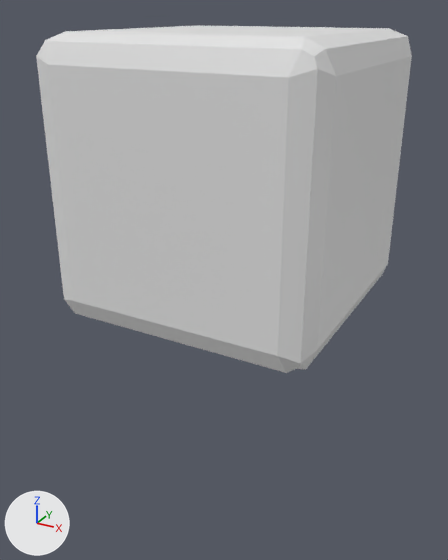
Renders of the FBX model Oculus Rift Project/Assets/Models/SugarCube/sugar_cube_001.fbx from each side of a commit.
Rendered twice from a camera (50 mm lens) standing at (2.11, -4.04, 1.14) and looking at (-0.13, 0.05, -0.91). Lighting does not change. The marker at lower left points along +X, +Y and +Z. Where no turn or scale is listed for an object, it has been applied to the vertices.
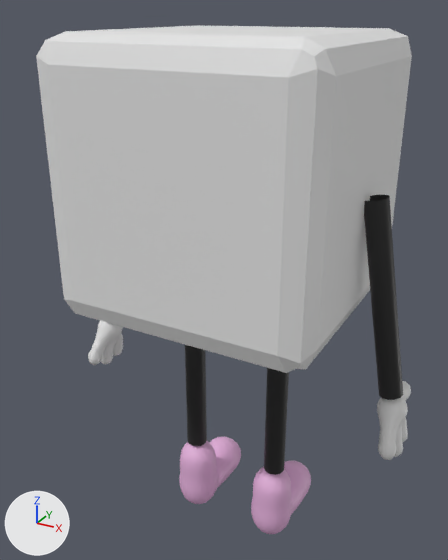
What differs and where, as boxes (x1, y1, x2, y2) in the pictures (448 x 560 px):
'Left_Arm.001', added (black): after (364, 195, 403, 400)
'Left_Boot.001', added (pink): after (251, 460, 311, 534)
'Left_Boot', added (pink): after (179, 436, 241, 504)
'Left_Leg.001', added (black): after (264, 368, 289, 475)
'Left_Leg', added (black): after (185, 345, 207, 446)
'Left_Glove.001', added: after (377, 381, 411, 460)
'Left_Glove', added: after (88, 321, 123, 365)

Patch to the scene script:
```diff
--- a/Oculus Rift Project/Assets/Models/SugarCube/sugar_cube_001.fbx.py
+++ b/Oculus Rift Project/Assets/Models/SugarCube/sugar_cube_001.fbx.py
@@ ob_left_leg_001 @@
+ob_left_leg_001 = bpy.data.objects.new('Left_Leg.001', me_cubeziercurve_000)  # 156 vertices, 144 faces; spans x 0.7..0.88, y -0.09..0.09, z -1.5..0.0; in mat_sugar_cube_limbs (black #1f1f1f)
+ob_left_leg_001.location = (-0.397, 0.0, -1.086)
@@ ob_left_glove @@
+ob_left_glove = bpy.data.objects.new('Left_Glove', me_mesh_001)  # 552 vertices, 651 faces; spans x -0.123..0.112, y -0.258..0.368, z -0.401..0.112; in mat_material (white #e7e7e7)
+ob_left_glove.location = (-1.341, 0.0, -1.637)
@@ ob_left_leg @@
+ob_left_leg = bpy.data.objects.new('Left_Leg', me_cubeziercurve_002)  # 156 vertices, 144 faces; spans x -0.09..0.09, y -0.09..0.09, z -1.5..0.0; in mat_sugar_cube_limbs (black #1f1f1f)
+ob_left_leg.location = (-0.397, 0.0, -1.086)
@@ ob_left_boot_001 @@
+ob_left_boot_001 = bpy.data.objects.new('Left_Boot.001', me_mesh_003)  # 846 vertices, 996 faces; spans x 0.591..0.959, y -0.634..0.262, z -0.278..0.42; in mat_sugar_cube_boots (pink #e7b3de)
+ob_left_boot_001.location = (-0.387, 0.445, -3.023)
@@ ob_left_arm_001 @@
+ob_left_arm_001 = bpy.data.objects.new('Left_Arm.001', me_cubeziercurve_003)  # 156 vertices, 144 faces; spans x 0.22..0.66, y -0.09..0.09, z -3.24..-1.73; in mat_sugar_cube_limbs (black #1f1f1f)
+ob_left_arm_001.location = (0.751, 0.0, 1.712)
@@ ob_left_boot @@
+ob_left_boot = bpy.data.objects.new('Left_Boot', me_mesh)  # 846 vertices, 996 faces; spans x -0.184..0.184, y -0.634..0.262, z -0.278..0.42; in mat_sugar_cube_boots (pink #e7b3de)
+ob_left_boot.location = (-0.387, 0.445, -3.023)
@@ ob_left_glove_001 @@
+ob_left_glove_001 = bpy.data.objects.new('Left_Glove.001', me_mesh_002)  # 552 vertices, 651 faces; spans x 0.761..0.996, y -0.258..0.368, z -5.354..-4.841; in mat_material (white #e7e7e7)
+ob_left_glove_001.location = (0.468, 0.0, 3.316)
```
